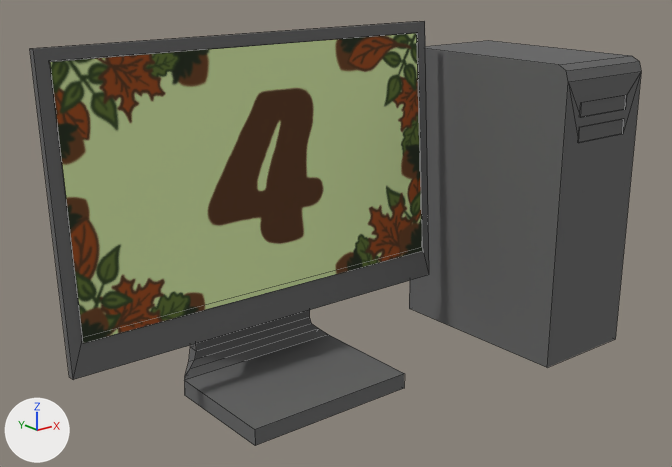
Two versions of the OBJ model public/models/computer4.obj, one commit apart.
One viewpoint serves both versions: a 50 mm camera at (-4.64, -7.3, 4.04) aimed at (0.47, -0.92, 1.49). Lighting does not change. The marker at lower left points along +X, +Y and +Z. Mesh edges are drawn as thin lines. Where no turn or scale is listed for an object, it has been applied to the vertices.

Objects in the first picture: 'Fläche.001', 'computer.001'.
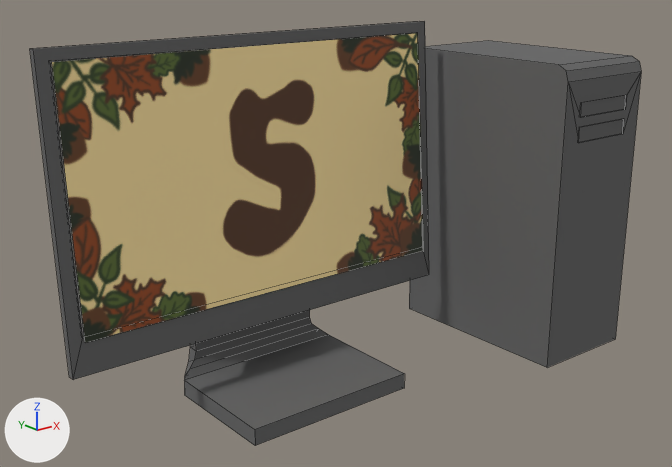
What the commit changed:
Picture '5.png' (img_5_png) is new.
Material 'ComputerMaterial.002' (mat_computermaterial_002) is new.
Its texture is img_5_png.
Its roughness is 0.526.
me_fläche_001 has 4 vertices, 1 face and spans x -1.89..1.89, y -0.6..-0.42, z 0.94..3.18.
me_fläche_001 no longer uses material mat_computermaterial_003 (picture img_4_png).
me_fläche_001 now uses material mat_computermaterial_002 (picture img_5_png).

Where the change shows, as pixel boxes [x1, y1, x2, y2] in the pictures (672 x 467 px):
'Fläche.001', recoloured (green to yellow)
    both: [50, 33, 424, 343]
